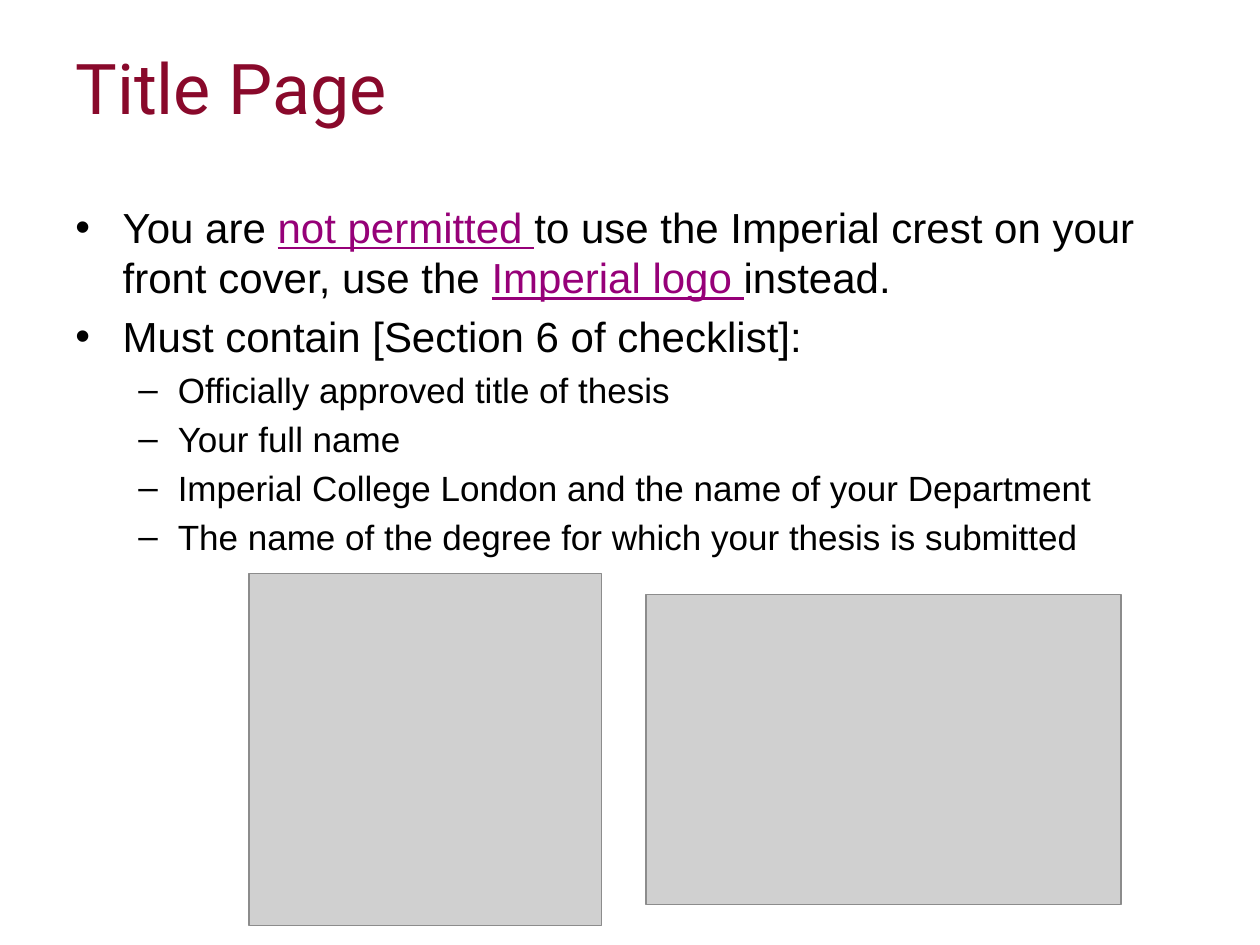
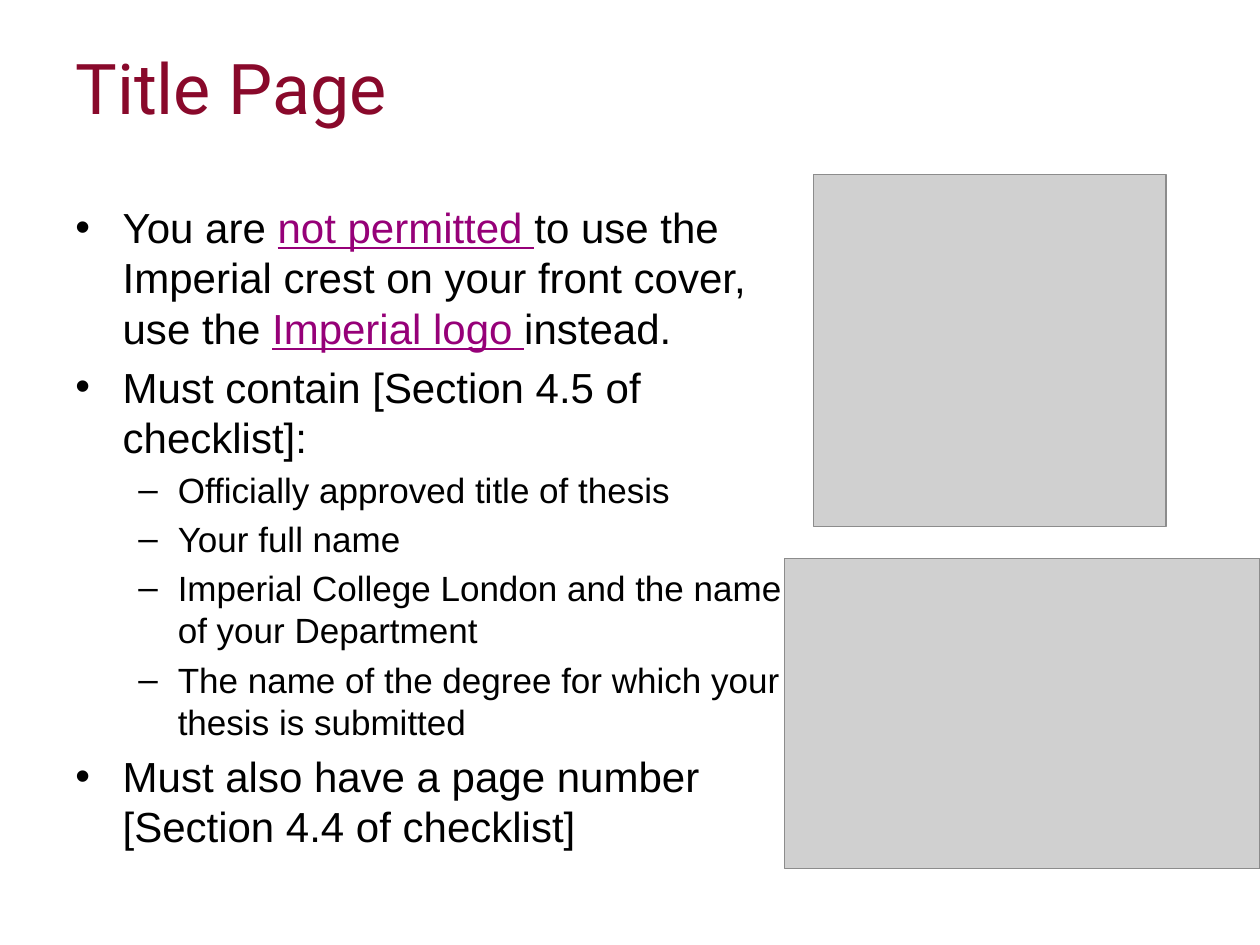
Before and after one commit to ImperialCollegeLondon/RCDS-writing-theses-in-latex, a slide deck: slide 12 of Writing Theses in Latex Slides.pptx. Drawn at 1260x945 pixels with LibreOffice and Linux fonts; fonts in the diff are those of the drawing; grey boxes stand for pictures; background and template pictures are left out. Boxes give left, top, right and bottom in pixels: in the first picture for what was removed or moved away, otherwise in the second. Text is boxed around its words. In the diff, an @@ line names an element or a change of style, - is before the commit and + after.

```diff
--- a/Writing Theses in Latex Slides.pptx
+++ b/Writing Theses in Latex Slides.pptx
@@ picture: place and size @@
-picture at [249, 573, 602, 926]
+picture at [814, 174, 1167, 527]
@@ text at [123, 372, 641, 462]: text changed @@
-• Must contain [Section 6 of checklist]:
+• Must contain [Section 4.5 of checklist]:
@@ picture: place and size @@
-picture at [646, 595, 1121, 905]
+picture at [785, 558, 1260, 868]
@@ text at [123, 761, 699, 851]: paragraph added @@
+• Must also have a page number [Section 4.4 of checklist]
```
Also in this commit, not shown: 13 other slides changed.
